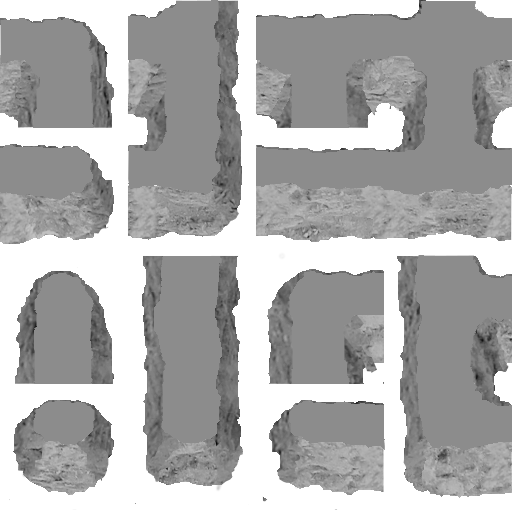
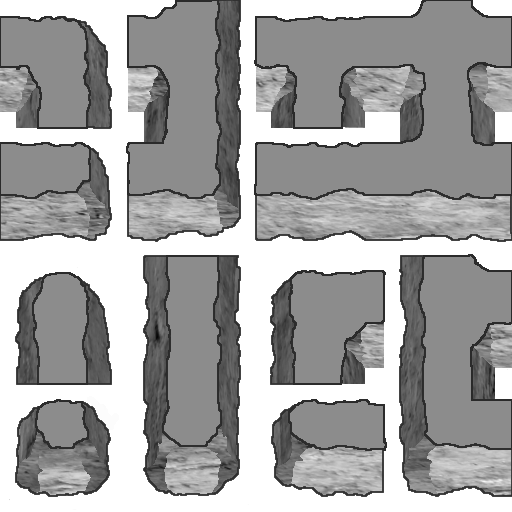
Before/after of a w=512, h=512 layered artwork. What changed in the layer stack:
added layer "minor outline" above "Major outline" over left=0, top=0, right=512, bottom=451
added layer "Major outline" above "roof" over left=0, top=0, right=512, bottom=497
added layer "roof" above "corners" over left=0, top=0, right=512, bottom=450
added layer "corners" above "rock-front" over left=16, top=46, right=508, bottom=496
added layer "rock-front" above "rock-right" over left=0, top=41, right=512, bottom=510
added layer "rock-right" above "rock-left" over left=0, top=0, right=512, bottom=504
moved "rock-left" above "minor outline-template", painted on it over left=9, top=19, right=439, bottom=504
renamed "roof" to "roof-template", hid it, painted on it over left=0, top=0, right=512, bottom=450
renamed "corners" to "corners-template", hid it, painted on it over left=8, top=46, right=509, bottom=496
renamed "rock-front" to "rock-front-template", hid it, painted on it over left=0, top=41, right=512, bottom=510
renamed "rock-right" to "rock-right-template", hid it, painted on it over left=0, top=0, right=512, bottom=504
